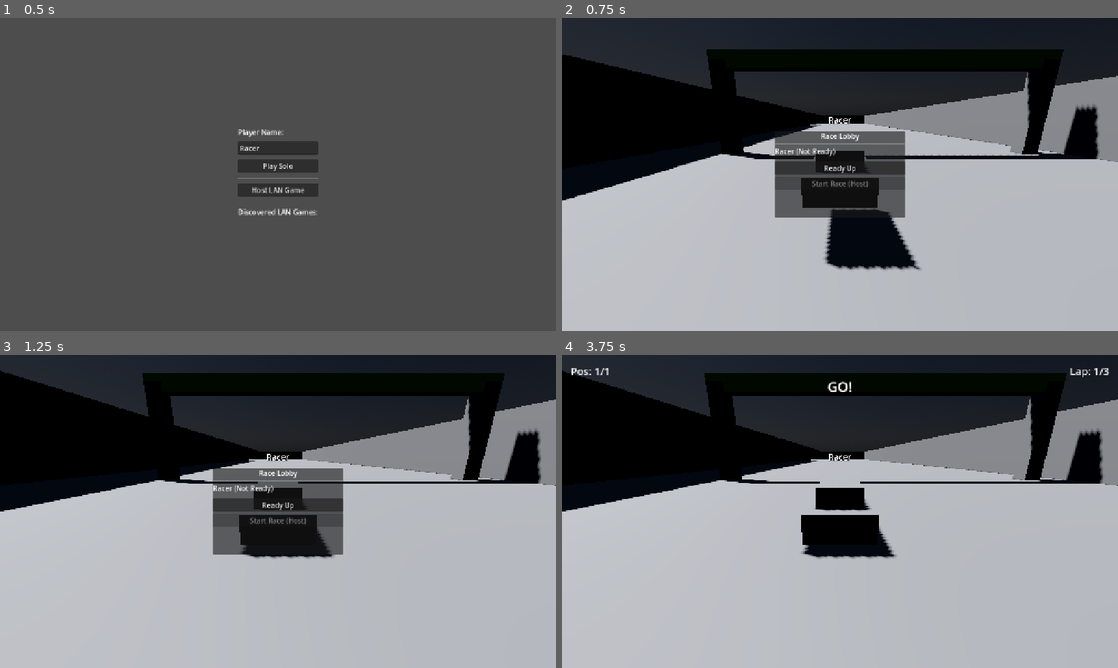
Above: before the commit, frames 1-4 (two rows, left to right).
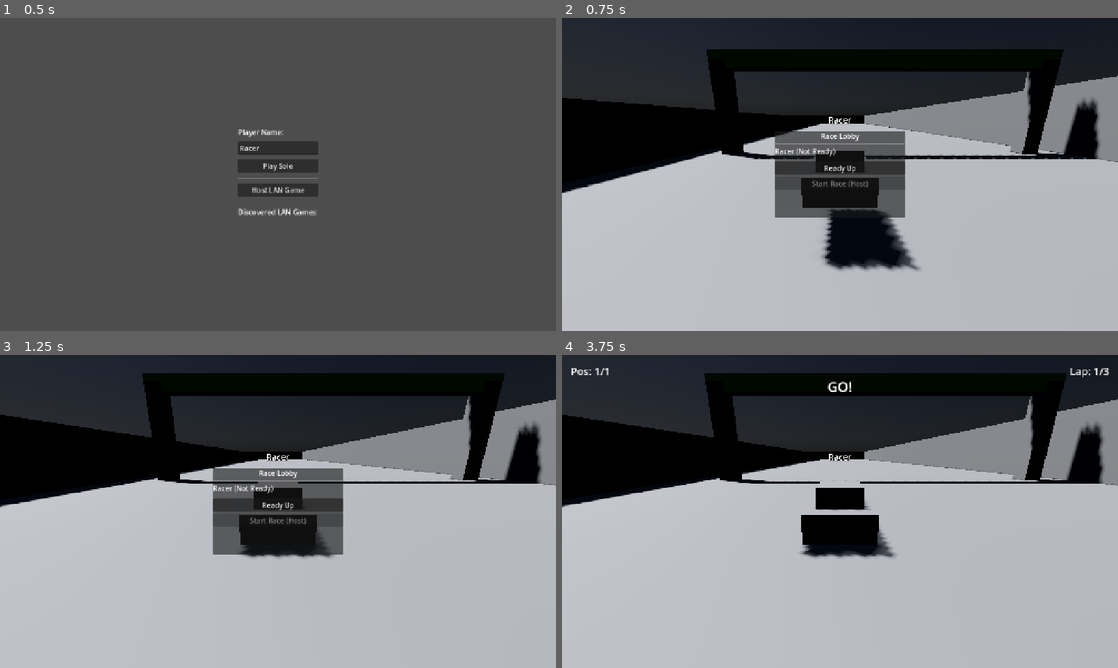
Above: after the commit, the same moments.

Repository: jensbroecher/mein-multiplayergame
Game: Godot game, scene res://Main.tscn
Same seed, same stepped clock (60 frames per second), same inputs: the game is played once before the commit and once after it.
Inputs:
- Up to frame 1 (0.5 s): no input
- Up to frame 2 (0.75 s): click "Play Solo" at 0.5 s
- Up to frame 3 (1.25 s): no input
- Up to frame 4 (3.75 s): click "Ready Up" at 1.25 s; click "Unready" at 2 s; click "Ready Up" at 2.75 s; click "Start Race (Host)" at 3.5 s

Frame 1 is identical in both runs. In frame 2, 5.0% of the frame differs, in the area x 0-100%, y 11-81%; in frame 3, 4.2%; in frame 4, 4.3%.

Commit message:
feat: Introduce new cart models and textures, implement procedural engine sound, improve cart visual smoothing and leaning, and update level with a jump ramp and refined lighting.

Diff:
--- a/Level.tscn
+++ b/Level.tscn
@@ -32,8 +32,13 @@
 script = ExtResource("1_lev99")
 
 [node name="DirectionalLight3D" type="DirectionalLight3D" parent="." unique_id=337555859]
-transform = Transform3D(-0.866025, -0.433013, 0.25, 0, 0.5, 0.866025, -0.5, 0.75, -0.433013, 0, 0, 0)
+transform = Transform3D(-0.866025, -0.433013, 0.25, 0, 0.5, 0.866025, -0.5, 0.75, -0.433013, 0, 10, 0)
 shadow_enabled = true
+shadow_bias = 0.005
+shadow_blur = 1.0
+directional_shadow_mode = 2
+directional_shadow_max_distance = 150.0
+directional_shadow_blend_splits = true
 
 [node name="WorldEnvironment" type="WorldEnvironment" parent="." unique_id=1836663372]
 environment = SubResource("Environment_nice")
@@ -55,7 +60,7 @@
 size = Vector3(230, 5, 230)
 
 [node name="ObstacleMiddle" type="CSGBox3D" parent="Track" unique_id=303542291]
-transform = Transform3D(1, 0, 0, 0, 1, 0, 0, 0, 1, 0, 2, 0)
+transform = Transform3D(1, 0, 0, 0, 1, 0, 0, 0, 1, 0, 0.4718895, 0)
 size = Vector3(180, 4, 180)
 
 [node name="ObstacleMiddleSub" type="CSGBox3D" parent="Track" unique_id=1346263965]
@@ -72,6 +77,11 @@
 transform = Transform3D(1, 0, 0, 0, 1, 0, 0, 0, 1, -95, 2, 0)
 operation = 2
 size = Vector3(40, 5, 30)
+
+[node name="JumpRamp" type="CSGPolygon3D" parent="Track" unique_id=1126375394]
+transform = Transform3D(-4.37114e-08, 0, 1, 0, 1, 0, -1, 0, -4.37114e-08, 109.20671, -0.50539374, 40)
+polygon = PackedVector2Array(0, 0, 8, 2, 8, 0)
+depth = 15.0
 
 [node name="SpawnPoints" type="Node3D" parent="." unique_id=1348899380]
 
--- a/PlayerCart.gd
+++ b/PlayerCart.gd
@@ -6,24 +6,33 @@
 		if is_inside_tree() and $NameTag:
 			$NameTag.text = value
 
-const SPEED = 15.0
-const REVERSE_SPEED = 8.0
+const SPEED = 22.0
+const REVERSE_SPEED = 10.0
 const STEER_SPEED = 2.5
-const ACCELERATION = 10.0
+const ACCELERATION = 12.0
 const FRICTION = 5.0
-const GRAVITY = 20.0
+const GRAVITY = 25.0
 
 @onready var visuals = $Visuals
 @onready var camera = $Visuals/CameraPivot/Camera3D
 @onready var name_tag = $Visuals/NameTag
 @onready var engine_sound = $Visuals/EngineSound
 
+var playback: AudioStreamGeneratorPlayback
+var sample_rate: float
+var phase: float = 0.0
+var phase2: float = 0.0
+var phase3: float = 0.0
+var time_accum: float = 0.0
+var current_base_freq: float = 30.0
+
 var is_local_player = false
 var can_move = false
 
 # Network sync targets
 var sync_position: Vector3
 var sync_rotation: Vector3
+var sync_velocity: Vector3
 
 func on_race_started():
 	if is_local_player:
@@ -35,19 +44,27 @@
 
 	name_tag.text = player_name
 
-	# Ensure engine sound loops and is playing
-	if engine_sound.stream is AudioStreamMP3:
-		engine_sound.stream.loop = true
-	if not engine_sound.playing:
-		engine_sound.play()
+	# Initialize procedural engine sound
+	if engine_sound.stream is AudioStreamGenerator:
+		sample_rate = engine_sound.stream.mix_rate
+		playback = engine_sound.get_stream_playback()
+		if not engine_sound.playing:
+			engine_sound.play()
+		print("PlayerCart: Procedural engine sound initialized.")
 
 	if is_local_player:
 		camera.current = true
+		if has_node("Visuals/CameraPivot/Camera3D/AudioListener3D"):
+			get_node("Visuals/CameraPivot/Camera3D/AudioListener3D").make_current()
 	else:
 		camera.current = false
+		if has_node("Visuals/CameraPivot/Camera3D/AudioListener3D"):
+			get_node("Visuals/CameraPivot/Camera3D/AudioListener3D").current = false
 
 	# Initial visual snap
 	visuals.global_transform = global_transform
+	# Always top_level to ensure smooth, independent visual-only rotation/leaning
+	visuals.top_level = true
 
 func _enter_tree():
 	_update_authority()
@@ -59,25 +76,93 @@
 
 func _process(delta):
 	# SMOOTH VISUALS:
-	# The physics body (CharacterBody3D) moves in chunks in _physics_process.
-	# We smoothly lerp the 'Visuals' container to follow it in _process (rendered frames).
-	var target_transform = global_transform
-
-	# If we are remote, we are already lerping 'position/rotation' in physics_process
-	# (which is acceptable for remote players), but for local player this makes it buttery smooth.
-	visuals.global_transform = visuals.global_transform.interpolate_with(target_transform, 25.0 * delta)
+	# We smoothly lerp the 'Visuals' container to follow the physics body.
+	# We also align its orientation to the ground normal for leaning.
+	var target_basis = Basis.IDENTITY
+	var forward = -global_transform.basis.z
+	var up = Vector3.UP
+
+	if is_on_floor():
+		up = get_floor_normal()
+
+	# Fix for mirrored controls: Use looking_at to correctly align visuals
+	# to the floor normal while facing the movement direction (-Z is forward).
+	target_basis = Basis.looking_at(forward, up)
+
+	var target_transform = Transform3D(target_basis, global_position)
+
+	# Buttery smooth lerp for both position and rotation (leaning)
+	visuals.global_transform = visuals.global_transform.interpolate_with(target_transform, 15.0 * delta)
+
+	# Keep visuals pinned if they drift too far (emergency snap)
+	if visuals.global_position.distance_to(global_position) > 10.0:
+		visuals.global_position = global_position
+
+	# PROCEDURAL AUDIO SYNTHESIS:
+	if playback:
+		_fill_audio_buffer()
+
+	# Ensure sound is playing (especially important if it was paused or failed to start)
+	if not engine_sound.playing:
+		engine_sound.play()
 
 	# Modulate engine sound pitch based on speed
-	# We use the current velocity (which is synced for remote players too)
 	var speed = velocity.length()
-	# Base pitch 1.0 at idle, increases with speed. max 2.5
-	var target_pitch = 1.0 + (speed / SPEED) * 1.5
-	var target_volume = 1.0 + (speed / SPEED) * 2.0
-
-	# AUDIO SMOOTHING: Use lerp to prevent DJ-scratching artifacts from jittery network updates
-	engine_sound.pitch_scale = lerp(engine_sound.pitch_scale, target_pitch, 10.0 * delta)
-	# Increased unit_size baseline to 10.0 so host/solo can hear it (1.0 was too quiet)
-	engine_sound.unit_size = lerp(engine_sound.unit_size, 10.0 + (speed / SPEED) * 20.0, 10.0 * delta)
+	# Base volume calculation for HUD/Audio
+	var target_vol_linear = 1.5 + (speed / SPEED) * 2.0
+
+	# Apply overall volume (DB)
+	var target_db = linear_to_db(target_vol_linear)
+	engine_sound.volume_db = lerp(engine_sound.volume_db, target_db, 10.0 * delta)
+
+	# Increased unit_size baseline significantly to ensure it's heard across the scene
+	engine_sound.unit_size = lerp(engine_sound.unit_size, 20.0 + (speed / SPEED) * 30.0, 10.0 * delta)
+
+func _fill_audio_buffer():
+	var speed = velocity.length()
+	# Target RPM frequency: 30Hz at idle, up to 100Hz at full speed
+	var target_freq = 30.0 + (speed / SPEED) * 70.0
+
+	# Smoothly interpolate the frequency to prevent clicks from sudden speed changes
+	current_base_freq = lerp(current_base_freq, target_freq, 0.2)
+
+	# VARIETY: Add a subtle fluctuation to the frequency at higher speeds
+	# This creates a more "organic" engine sound that isn't perfectly static
+	var high_speed_variety = 0.0
+	if speed > SPEED * 0.7:
+		time_accum += 1.0 / sample_rate
+		high_speed_variety = sin(time_accum * 4.0) * 2.0
+
+	var base_freq = current_base_freq + high_speed_variety
+	var frames_available = playback.get_frames_available()
+
+	for i in range(frames_available):
+		# PHASE ACCUMULATION:
+		# We increment phases individually per harmonic to ensure smooth transitions
+		phase += base_freq / sample_rate
+		phase2 += (base_freq * 0.5) / sample_rate
+		phase3 += (base_freq * 1.5) / sample_rate
+
+		# Wrap phases to keep precision
+		phase = fmod(phase, 1.0)
+		phase2 = fmod(phase2, 1.0)
+		phase3 = fmod(phase3, 1.0)
+
+		var pulse = 0.0
+		# Main explosion pulse
+		if phase < 0.12: pulse = 1.0
+		# Sub-harmonic rumble
+		if phase2 < 0.06: pulse += 0.4
+		# Mid-harmonic for fullness
+		if phase3 < 0.04: pulse += 0.2
+
+		# Very low noise floor for mechanical finish
+		var noise = (randf() * 2.0 - 1.0) * 0.03
+
+		var sample = (pulse + noise) * 0.4
+		sample = clamp(sample, -1.0, 1.0)
+
+		playback.push_frame(Vector2(sample, sample))
 
 func _physics_process(delta):
 	# Handle movement for non-local players via interpolation
@@ -90,14 +175,18 @@
 			rotation = sync_rotation
 			velocity = Vector3.ZERO
 		else:
-			# Interpolate smoothly towards the network synced transforms
+			# DEAD RECKONING: Extrapolate the sync position based on the last known velocity
+			# This keeps the cart moving even if we haven't received a new packet yet
+			sync_position += sync_velocity * delta
+
+			# Interpolate smoothly towards the extrapolated network transform
 			position = position.lerp(sync_position, 15.0 * delta)
 			rotation.y = lerp_angle(rotation.y, sync_rotation.y, 15.0 * delta)
 			rotation.x = lerp_angle(rotation.x, sync_rotation.x, 15.0 * delta)
 			rotation.z = lerp_angle(rotation.z, sync_rotation.z, 15.0 * delta)
 
 			# Calculate a "visual velocity" so the engine sound still works on remote clients
-			# This prevents gravity from accumulating in velocity.y indefinitely
+			# We use the actual movement from this frame
 			velocity = (position - prev_pos) / delta
 
 			# SPEED CLAMPING: Prevent network catch-up spikes from causing extreme engine pitches
@@ -106,11 +195,10 @@
 			if velocity.length() > max_visual_speed:
 				velocity = velocity.normalized() * max_visual_speed
 
-		sync_position = position
-		sync_rotation = rotation
+		# Removed manual sync_position override to allow clean dead reckoning extrapolation
 		return
 
-	# Gravity - Only for local player (remote players follow synced position)
+	# Gravity and Terrain Alignment - Reverted physics rotation to fix jitter
 	if not is_on_floor():
 		velocity.y -= GRAVITY * delta
 
@@ -122,6 +210,7 @@
 
 		sync_position = position
 		sync_rotation = rotation
+		sync_velocity = velocity
 		return
 
 	var input_dir = Input.get_vector("ui_left", "ui_right", "ui_up", "ui_down")
@@ -162,3 +251,4 @@
 
 	sync_position = position
 	sync_rotation = rotation
+	sync_velocity = velocity
--- a/PlayerCart.tscn
+++ b/PlayerCart.tscn
@@ -1,7 +1,6 @@
-[gd_scene load_steps=5 format=3 uid="uid://cart123"]
+[gd_scene load_steps=6 format=3 uid="uid://cart123"]
 
 [ext_resource type="Script" path="res://PlayerCart.gd" id="1_cscript"]
-[ext_resource type="AudioStream" uid="uid://d3p8x8r6b8h8y" path="res://sounds/freesound_community-engine-47745.mp3" id="2_sound"]
 
 [sub_resource type="BoxShape3D" id="BoxShape3D_cart"]
 size = Vector3(1.2, 0.8, 2.0)
@@ -16,6 +15,12 @@
 properties/2/path = NodePath(".:player_name")
 properties/2/spawn = true
 properties/2/replication_mode = 2
+properties/3/path = NodePath(".:sync_velocity")
+properties/3/spawn = true
+properties/3/replication_mode = 1
+
+[sub_resource type="AudioStreamGenerator" id="AudioStreamGenerator_engine"]
+buffer_length = 0.1
 
 [node name="PlayerCart" type="CharacterBody3D"]
 script = ExtResource("1_cscript")
@@ -46,9 +51,13 @@
 transform = Transform3D(1, 0, 0, 0, 0.965926, 0.258819, 0, -0.258819, 0.965926, 0, 1.5, 4)
 
 [node name="Camera3D" type="Camera3D" parent="Visuals/CameraPivot"]
+current = true
+
+[node name="AudioListener3D" type="AudioListener3D" parent="Visuals/CameraPivot/Camera3D"]
+current = true
 
 [node name="EngineSound" type="AudioStreamPlayer3D" parent="Visuals"]
-stream = ExtResource("2_sound")
+stream = SubResource("AudioStreamGenerator_engine")
 autoplay = true
 bus = &"Master"
 
Not shown, added: models/cart.glb.import
Not shown, added: models/cart_texture_pbr_20250901.png.import
Not shown, added: models/cart_texture_pbr_20250901_metallic-texture_pbr_20250901_roughness.png.import
Not shown, added: models/cart_texture_pbr_20250901_normal.png.import
Not shown, added: models/wheel.glb.import
Not shown, added: models/wheel_texture_pbr_20250901.png.import
Not shown, added: models/wheel_texture_pbr_20250901_metallic-texture_pbr_20250901_roughness.png.import
Not shown, added: models/wheel_texture_pbr_20250901_normal.png.import
Not shown, added: sounds/446122__justinvoke__engine-2.wav.import
Not shown, removed: sounds/freesound_community-engine-47745.mp3.import
Not shown, added: models/cart.glb
Not shown, added: models/cart_texture_pbr_20250901.png
(and 8 more such lines)
